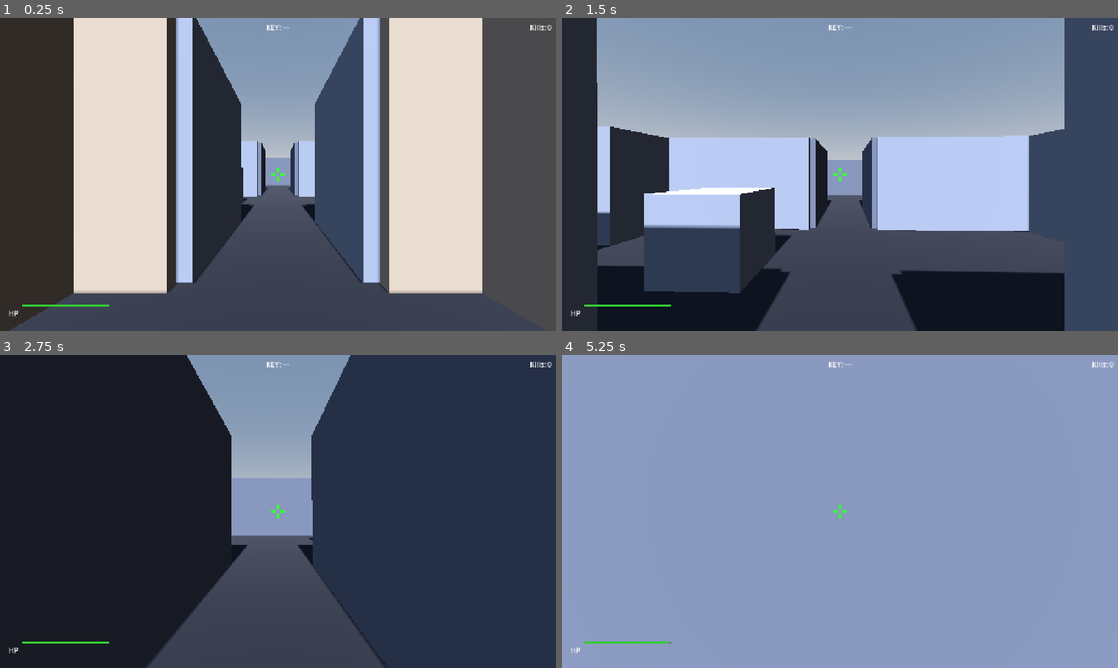
Above: before the commit, frames 1-4 (two rows, left to right).
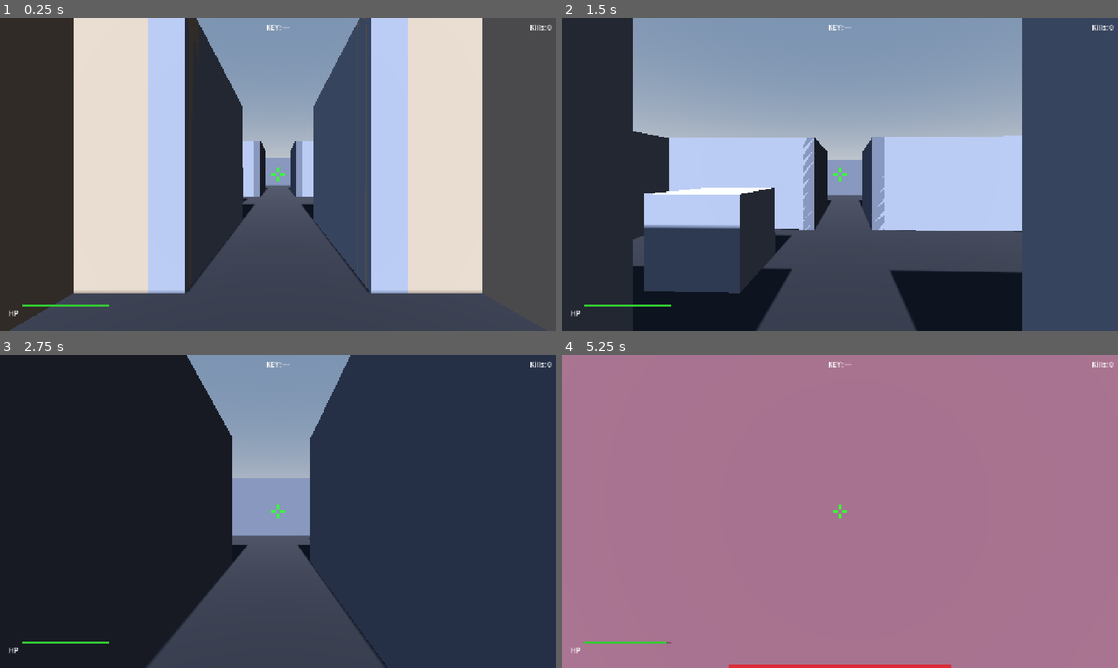
Above: after the commit, the same moments.

Repository: yarlson/hollows
Game: Godot game, scene res://scenes/levels/labyrinth.tscn
Same seed, same stepped clock (60 frames per second), same inputs: the game is played once before the commit and once after it.
Inputs (mouse positions are in pixels of both pictures, inside the frame that each line leads up to):
- Up to frame 1 (0.25 s): no input
- Up to frame 2 (1.5 s): tap Enter at 0.5 s; move the mouse to (867, 174) at 0.52 s; press the mouse at (867, 174) at 0.53 s; hold W (move_forward) from 0.53 s (still down); tap Space (jump) at 0.77 s; move the mouse to (812, 174) at 1.27 s; release the mouse at (812, 174) at 1.28 s; click (812, 174) at 1.35 s
- Up to frame 3 (2.75 s): keep holding W (move_forward); tap Space (jump) at 1.52 s; move the mouse to (289, 505) at 2.02 s; press the mouse at (289, 505) at 2.03 s
- Up to frame 4 (5.25 s): keep holding W (move_forward); move the mouse to (834, 517) at 2.77 s; release the mouse at (834, 517) at 2.78 s; click (834, 517) at 2.85 s; tap Space (jump) at 3.02, 3.77, 4.52, 5 s; move the mouse to (878, 514) at 3.52 s; press the mouse at (878, 514) at 3.53 s; move the mouse to (795, 508) at 4.27 s; release the mouse at (795, 508) at 4.28 s; click (795, 508) at 4.35 s; move the mouse to (845, 511) at 5.02 s; press the mouse at (845, 511) at 5.03 s

The runs differ from the first frame. In frame 1, 12% of the frame differs, in the area x 26-74%, y 0-88%; in frame 2, 9.0%; in frame 3, 0.2%; in frame 4, 100%, in the area x 0-100%, y 0-100%.

Commit message:
Fix wall joint gaps by extending each wall segment 0.25 units past perpendicular connections so CSG plates overlap at every corner and T-junction, eliminating visible seams and dark lines at wall joints throughout the labyrinth

Diff:
--- a/scenes/levels/labyrinth.tscn
+++ b/scenes/levels/labyrinth.tscn
@@ -76,7 +76,7 @@
 use_collision = true
 collision_layer = 1
 collision_mask = 0
-size = Vector3(6, 4, 0.5)
+size = Vector3(6.5, 4, 0.5)
 material = SubResource("SpawnMaterial")
 
 [node name="SpawnWest" type="CSGBox3D" parent="Geometry"]
@@ -84,7 +84,7 @@
 use_collision = true
 collision_layer = 1
 collision_mask = 0
-size = Vector3(0.5, 4, 10)
+size = Vector3(0.5, 4, 10.5)
 material = SubResource("SpawnMaterial")
 
 [node name="SpawnEast" type="CSGBox3D" parent="Geometry"]
@@ -92,7 +92,7 @@
 use_collision = true
 collision_layer = 1
 collision_mask = 0
-size = Vector3(0.5, 4, 10)
+size = Vector3(0.5, 4, 10.5)
 material = SubResource("SpawnMaterial")
 
 [node name="SpawnNorthL" type="CSGBox3D" parent="Geometry"]
@@ -100,7 +100,7 @@
 use_collision = true
 collision_layer = 1
 collision_mask = 0
-size = Vector3(1.5, 4, 0.5)
+size = Vector3(2.0, 4, 0.5)
 material = SubResource("SpawnMaterial")
 
 [node name="SpawnNorthR" type="CSGBox3D" parent="Geometry"]
@@ -108,7 +108,7 @@
 use_collision = true
 collision_layer = 1
 collision_mask = 0
-size = Vector3(1.5, 4, 0.5)
+size = Vector3(2.0, 4, 0.5)
 material = SubResource("SpawnMaterial")
 
 [node name="CorridorSWest" type="CSGBox3D" parent="Geometry"]
@@ -116,7 +116,7 @@
 use_collision = true
 collision_layer = 1
 collision_mask = 0
-size = Vector3(0.5, 4, 4)
+size = Vector3(0.5, 4, 4.5)
 material = SubResource("SouthHallMaterial")
 
 [node name="CorridorSEast" type="CSGBox3D" parent="Geometry"]
@@ -124,7 +124,7 @@
 use_collision = true
 collision_layer = 1
 collision_mask = 0
-size = Vector3(0.5, 4, 4)
+size = Vector3(0.5, 4, 4.5)
 material = SubResource("SouthHallMaterial")
 
 [node name="SHallSouthL" type="CSGBox3D" parent="Geometry"]
@@ -132,7 +132,7 @@
 use_collision = true
 collision_layer = 1
 collision_mask = 0
-size = Vector3(6.5, 4, 0.5)
+size = Vector3(7.0, 4, 0.5)
 material = SubResource("SouthHallMaterial")
 
 [node name="SHallSouthR" type="CSGBox3D" parent="Geometry"]
@@ -140,7 +140,7 @@
 use_collision = true
 collision_layer = 1
 collision_mask = 0
-size = Vector3(6.5, 4, 0.5)
+size = Vector3(7.0, 4, 0.5)
 material = SubResource("SouthHallMaterial")
 
 [node name="SHallNorthL" type="CSGBox3D" parent="Geometry"]
@@ -148,7 +148,7 @@
 use_collision = true
 collision_layer = 1
 collision_mask = 0
-size = Vector3(6.5, 4, 0.5)
+size = Vector3(7.0, 4, 0.5)
 material = SubResource("SouthHallMaterial")
 
 [node name="SHallNorthR" type="CSGBox3D" parent="Geometry"]
@@ -156,39 +156,39 @@
 use_collision = true
 collision_layer = 1
 collision_mask = 0
-size = Vector3(6.5, 4, 0.5)
+size = Vector3(7.0, 4, 0.5)
 material = SubResource("SouthHallMaterial")
 
 [node name="SHallWestS" type="CSGBox3D" parent="Geometry"]
-transform = Transform3D(1, 0, 0, 0, 1, 0, 0, 0, 1, -8, 2, 11.25)
-use_collision = true
-collision_layer = 1
-collision_mask = 0
-size = Vector3(0.5, 4, 2.5)
+transform = Transform3D(1, 0, 0, 0, 1, 0, 0, 0, 1, -8, 2, 11.125)
+use_collision = true
+collision_layer = 1
+collision_mask = 0
+size = Vector3(0.5, 4, 2.75)
 material = SubResource("SouthHallMaterial")
 
 [node name="SHallWestN" type="CSGBox3D" parent="Geometry"]
-transform = Transform3D(1, 0, 0, 0, 1, 0, 0, 0, 1, -8, 2, 16.75)
-use_collision = true
-collision_layer = 1
-collision_mask = 0
-size = Vector3(0.5, 4, 2.5)
+transform = Transform3D(1, 0, 0, 0, 1, 0, 0, 0, 1, -8, 2, 16.875)
+use_collision = true
+collision_layer = 1
+collision_mask = 0
+size = Vector3(0.5, 4, 2.75)
 material = SubResource("SouthHallMaterial")
 
 [node name="SHallEastS" type="CSGBox3D" parent="Geometry"]
-transform = Transform3D(1, 0, 0, 0, 1, 0, 0, 0, 1, 8, 2, 11.25)
-use_collision = true
-collision_layer = 1
-collision_mask = 0
-size = Vector3(0.5, 4, 2.5)
+transform = Transform3D(1, 0, 0, 0, 1, 0, 0, 0, 1, 8, 2, 11.125)
+use_collision = true
+collision_layer = 1
+collision_mask = 0
+size = Vector3(0.5, 4, 2.75)
 material = SubResource("SouthHallMaterial")
 
 [node name="SHallEastN" type="CSGBox3D" parent="Geometry"]
-transform = Transform3D(1, 0, 0, 0, 1, 0, 0, 0, 1, 8, 2, 16.75)
-use_collision = true
-collision_layer = 1
-collision_mask = 0
-size = Vector3(0.5, 4, 2.5)
+transform = Transform3D(1, 0, 0, 0, 1, 0, 0, 0, 1, 8, 2, 16.875)
+use_collision = true
+collision_layer = 1
+collision_mask = 0
+size = Vector3(0.5, 4, 2.75)
 material = SubResource("SouthHallMaterial")
 
 [node name="CombatWNorth" type="CSGBox3D" parent="Geometry"]
@@ -196,7 +196,7 @@
 use_collision = true
 collision_layer = 1
 collision_mask = 0
-size = Vector3(8, 4, 0.5)
+size = Vector3(8.5, 4, 0.5)
 material = SubResource("CombatMaterial")
 
 [node name="CombatWSouth" type="CSGBox3D" parent="Geometry"]
@@ -204,7 +204,7 @@
 use_collision = true
 collision_layer = 1
 collision_mask = 0
-size = Vector3(8, 4, 0.5)
+size = Vector3(8.5, 4, 0.5)
 material = SubResource("CombatMaterial")
 
 [node name="CombatWWest" type="CSGBox3D" parent="Geometry"]
@@ -212,7 +212,7 @@
 use_collision = true
 collision_layer = 1
 collision_mask = 0
-size = Vector3(0.5, 4, 8)
+size = Vector3(0.5, 4, 8.5)
 material = SubResource("CombatMaterial")
 
 [node name="CombatENorth" type="CSGBox3D" parent="Geometry"]
@@ -220,7 +220,7 @@
 use_collision = true
 collision_layer = 1
 collision_mask = 0
-size = Vector3(8, 4, 0.5)
+size = Vector3(8.5, 4, 0.5)
 material = SubResource("CombatMaterial")
 
 [node name="CombatESouth" type="CSGBox3D" parent="Geometry"]
@@ -228,7 +228,7 @@
 use_collision = true
 collision_layer = 1
 collision_mask = 0
-size = Vector3(8, 4, 0.5)
+size = Vector3(8.5, 4, 0.5)
 material = SubResource("CombatMaterial")
 
 [node name="CombatEEast" type="CSGBox3D" parent="Geometry"]
@@ -236,7 +236,7 @@
 use_collision = true
 collision_layer = 1
 collision_mask = 0
-size = Vector3(0.5, 4, 8)
+size = Vector3(0.5, 4, 8.5)
 material = SubResource("CombatMaterial")
 
 [node name="CorridorNWest" type="CSGBox3D" parent="Geometry"]
@@ -244,7 +244,7 @@
 use_collision = true
 collision_layer = 1
 collision_mask = 0
-size = Vector3(0.5, 4, 6)
+size = Vector3(0.5, 4, 6.5)
 material = SubResource("NorthMaterial")
 
 [node name="CorridorNEast" type="CSGBox3D" parent="Geometry"]
@@ -252,7 +252,7 @@
 use_collision = true
 collision_layer = 1
 collision_mask = 0
-size = Vector3(0.5, 4, 6)
+size = Vector3(0.5, 4, 6.5)
 material = SubResource("NorthMaterial")
 
 [node name="NorthWall" type="CSGBox3D" parent="Geometry"]
@@ -260,7 +260,7 @@
 use_collision = true
 collision_layer = 1
 collision_mask = 0
-size = Vector3(32, 4, 0.5)
+size = Vector3(32.5, 4, 0.5)
 material = SubResource("NorthMaterial")
 
 [node name="NHallSouthL" type="CSGBox3D" parent="Geometry"]
@@ -268,7 +268,7 @@
 use_collision = true
 collision_layer = 1
 collision_mask = 0
-size = Vector3(6.5, 4, 0.5)
+size = Vector3(7.0, 4, 0.5)
 material = SubResource("NorthMaterial")
 
 [node name="NHallSouthR" type="CSGBox3D" parent="Geometry"]
@@ -276,39 +276,39 @@
 use_collision = true
 collision_layer = 1
 collision_mask = 0
-size = Vector3(6.5, 4, 0.5)
+size = Vector3(7.0, 4, 0.5)
 material = SubResource("NorthMaterial")
 
 [node name="NHallWestUpper" type="CSGBox3D" parent="Geometry"]
-transform = Transform3D(1, 0, 0, 0, 1, 0, 0, 0, 1, -8, 2, -2.25)
-use_collision = true
-collision_layer = 1
-collision_mask = 0
-size = Vector3(0.5, 4, 3.5)
+transform = Transform3D(1, 0, 0, 0, 1, 0, 0, 0, 1, -8, 2, -2.375)
+use_collision = true
+collision_layer = 1
+collision_mask = 0
+size = Vector3(0.5, 4, 3.75)
 material = SubResource("NorthMaterial")
 
 [node name="NHallWestLower" type="CSGBox3D" parent="Geometry"]
-transform = Transform3D(1, 0, 0, 0, 1, 0, 0, 0, 1, -8, 2, 3.25)
-use_collision = true
-collision_layer = 1
-collision_mask = 0
-size = Vector3(0.5, 4, 1.5)
+transform = Transform3D(1, 0, 0, 0, 1, 0, 0, 0, 1, -8, 2, 3.375)
+use_collision = true
+collision_layer = 1
+collision_mask = 0
+size = Vector3(0.5, 4, 1.75)
 material = SubResource("NorthMaterial")
 
 [node name="NHallEastUpper" type="CSGBox3D" parent="Geometry"]
-transform = Transform3D(1, 0, 0, 0, 1, 0, 0, 0, 1, 8, 2, -2.75)
-use_collision = true
-collision_layer = 1
-collision_mask = 0
-size = Vector3(0.5, 4, 2.5)
+transform = Transform3D(1, 0, 0, 0, 1, 0, 0, 0, 1, 8, 2, -2.875)
+use_collision = true
+collision_layer = 1
+collision_mask = 0
+size = Vector3(0.5, 4, 2.75)
 material = SubResource("NorthMaterial")
 
 [node name="NHallEastLower" type="CSGBox3D" parent="Geometry"]
-transform = Transform3D(1, 0, 0, 0, 1, 0, 0, 0, 1, 8, 2, 2.75)
-use_collision = true
-collision_layer = 1
-collision_mask = 0
-size = Vector3(0.5, 4, 2.5)
+transform = Transform3D(1, 0, 0, 0, 1, 0, 0, 0, 1, 8, 2, 2.875)
+use_collision = true
+collision_layer = 1
+collision_mask = 0
+size = Vector3(0.5, 4, 2.75)
 material = SubResource("NorthMaterial")
 
 [node name="KeyRoomSouth" type="CSGBox3D" parent="Geometry"]
@@ -316,7 +316,7 @@
 use_collision = true
 collision_layer = 1
 collision_mask = 0
-size = Vector3(8, 4, 0.5)
+size = Vector3(8.5, 4, 0.5)
 material = SubResource("KeyRoomMaterial")
 
 [node name="KeyRoomEast" type="CSGBox3D" parent="Geometry"]
@@ -324,7 +324,7 @@
 use_collision = true
 collision_layer = 1
 collision_mask = 0
-size = Vector3(0.5, 4, 8)
+size = Vector3(0.5, 4, 8.5)
 material = SubResource("KeyRoomMaterial")
 
 [node name="NWCorrNorth" type="CSGBox3D" parent="Geometry"]
@@ -332,7 +332,7 @@
 use_collision = true
 collision_layer = 1
 collision_mask = 0
-size = Vector3(4, 4, 0.5)
+size = Vector3(4.5, 4, 0.5)
 material = SubResource("NorthMaterial")
 
 [node name="NWCorrSouth" type="CSGBox3D" parent="Geometry"]
@@ -340,7 +340,7 @@
 use_collision = true
 collision_layer = 1
 collision_mask = 0
-size = Vector3(4, 4, 0.5)
+size = Vector3(4.5, 4, 0.5)
 material = SubResource("NorthMaterial")
 
 [node name="DoorFrameUpper" type="CSGBox3D" parent="Geometry"]
@@ -348,7 +348,7 @@
 use_collision = true
 collision_layer = 1
 collision_mask = 0
-size = Vector3(0.5, 4, 3.5)
+size = Vector3(0.5, 4, 4.0)
 material = SubResource("ExitMaterial")
 
 [node name="DoorFrameLower" type="CSGBox3D" parent="Geometry"]
@@ -356,7 +356,7 @@
 use_collision = true
 collision_layer = 1
 collision_mask = 0
-size = Vector3(0.5, 4, 1.5)
+size = Vector3(0.5, 4, 2.0)
 material = SubResource("ExitMaterial")
 
 [node name="ExitRoomSouth" type="CSGBox3D" parent="Geometry"]
@@ -364,7 +364,7 @@
 use_collision = true
 collision_layer = 1
 collision_mask = 0
-size = Vector3(4, 4, 0.5)
+size = Vector3(4.5, 4, 0.5)
 material = SubResource("ExitMaterial")
 
 [node name="ExitRoomWest" type="CSGBox3D" parent="Geometry"]
@@ -372,7 +372,7 @@
 use_collision = true
 collision_layer = 1
 collision_mask = 0
-size = Vector3(0.5, 4, 8)
+size = Vector3(0.5, 4, 8.5)
 material = SubResource("ExitMaterial")
 
 [node name="PerimWest" type="CSGBox3D" parent="Geometry"]
@@ -380,7 +380,7 @@
 use_collision = true
 collision_layer = 1
 collision_mask = 0
-size = Vector3(0.5, 4, 6)
+size = Vector3(0.5, 4, 6.5)
 material = SubResource("CombatMaterial")
 
 [node name="PerimEast" type="CSGBox3D" parent="Geometry"]
@@ -388,7 +388,7 @@
 use_collision = true
 collision_layer = 1
 collision_mask = 0
-size = Vector3(0.5, 4, 6)
+size = Vector3(0.5, 4, 6.5)
 material = SubResource("CombatMaterial")
 
 [node name="SouthHallPillar" type="CSGBox3D" parent="Geometry"]
